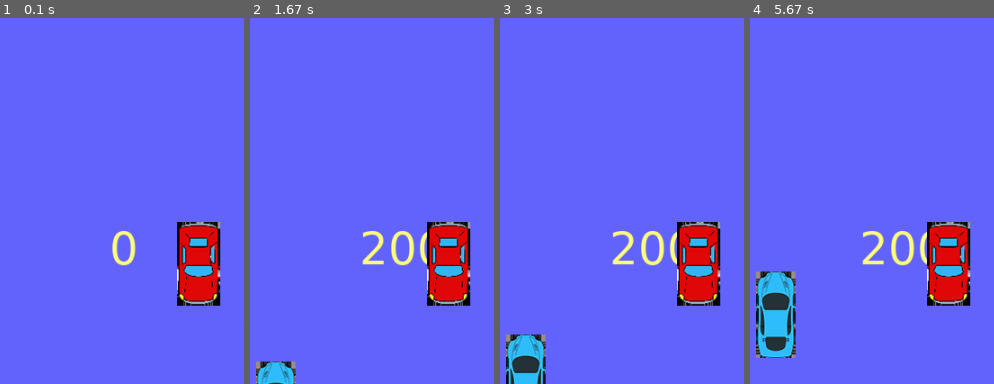
Above: before the commit, frames 1-4 (left to right).
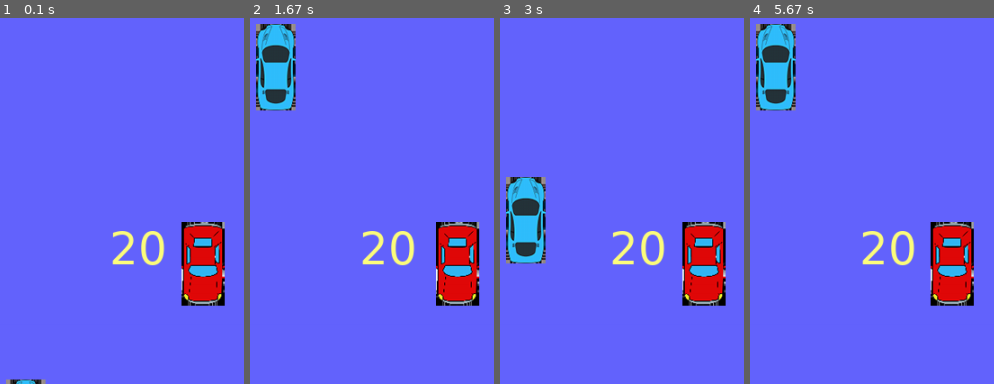
Above: after the commit, the same moments.

Repository: SirNytram/pytutorialtest
Game: pygame game, started from mygame.py
Same seed, same stepped clock (60 frames per second), same inputs: the game is played once before the commit and once after it.
Inputs:
- Up to frame 1 (0.1 s): no input
- Up to frame 2 (1.67 s): tap T at 0.33, 0.67, 1.07, 1.37, 1.57 s
- Up to frame 3 (3 s): tap T at 1.9, 2.2, 2.4, 2.7, 2.97 s
- Up to frame 4 (5.67 s): tap T at 3.3, 3.6, 3.73, 4.13, 4.43, 4.8, 5.2, 5.5 s

The runs differ from the first frame. In frame 1, 3.7% of the frame differs, in the area x 2-93%, y 55-100%; in frame 2, 8.5%; in frame 3, 9.0%; in frame 4, 10%, in the area x 2-92%, y 1-93%.

Commit message:
good example for mateo

Diff:
--- a/funkinpython.py
+++ b/funkinpython.py
@@ -1,8 +1,9 @@
+import pygame
 # from typing import List
-from gameapp import GameApp, GameImage, GameFont, GameText
-import pygame.key, pygame.surface, pygame.display, pygame.transform
+from gameapp import *
+
 #from pygame import key
-from pygame.locals import *
+
 import json
 
 
--- a/gameapp/__init__.py
+++ b/gameapp/__init__.py
@@ -1 +1,2 @@
+from pygame.locals import *
 from .gameapp import GameApp, GameText, GameFont, GameImage
--- a/gameapp/gameapp.py
+++ b/gameapp/gameapp.py
@@ -8,10 +8,14 @@
         self.image = None
         self.fileName = fileName
         self.position =  position
-        if self.fileName:
+
+    def load(self):
+        if self.fileName and not self.image:
             self.image = pygame.image.load(self.fileName).convert()
 
     def render(self, position = None):
+        self.load()
+
         if position != None:
             self.position = position
 
@@ -35,7 +39,11 @@
     def __init__(self, name, size):
         self.name = name
         self.size = size
-        self.font = pygame.font.SysFont(self.name, self.size)
+        self.font = None
+
+    def load(self):
+        if not self.font:
+            self.font = pygame.font.SysFont(self.name, self.size)
 
 class GameText():
     def __init__(self, font, text = '', position = (0,0), col = (0,0,0)):
@@ -51,6 +59,8 @@
         self.render(position)
 
     def render(self, position = None):
+        self.font.load()
+
         if position != None:
             self.position = position
 
--- a/mygame.py
+++ b/mygame.py
@@ -1,10 +1,16 @@
-from pygame.locals import *
+
 from gameapp import *
 
 class MyRedCar(GameImage):
-   def __init__(self):
+    def __init__(self):
         super().__init__("images\\redcar.png", (200, 300))
+        self.bRightSide = True
 
+    def move(self):
+        if self.bRightSide:
+            super().move(1, 0);
+        else:
+            super().move(-1, 0)
 
 class MyGame(GameApp):
     def __init__(self):
@@ -14,13 +20,13 @@
         self.myFont = None
         self.myFontImage = None
         self.myText = None
-        self.redcar = None
-        self.fps = 5
+        self.redcar = MyRedCar()
+        self.fps = 50
 
 
     def on_start(self):
         self.imgCar = GameImage('images\\bluecar.png', (10,500))
-        self.redcar = MyRedCar()
+        # self.redcar =
         self.myFont = GameFont('Verdana',50)
         self.myText = GameText(self.myFont, 'mart is great', (125, 300), (255, 255, 125))
 
@@ -31,6 +37,8 @@
         self.imgCar.move(y=-5)
         if self.imgCar.position[1] < 5:
             self.imgCar.position = (10,500)
+
+        self.redcar.move()
 
     def on_render(self):
         self.surface.fill((100 ,100,255))
@@ -47,6 +55,9 @@
         if isDown == True and key == K_q:
             self.isRunning = False
 
+        if isDown == True and key == K_t:
+            self.redcar.bRightSide = not self.redcar.bRightSide
+
 
 if __name__ == "__main__" :
     MyGame().start()
